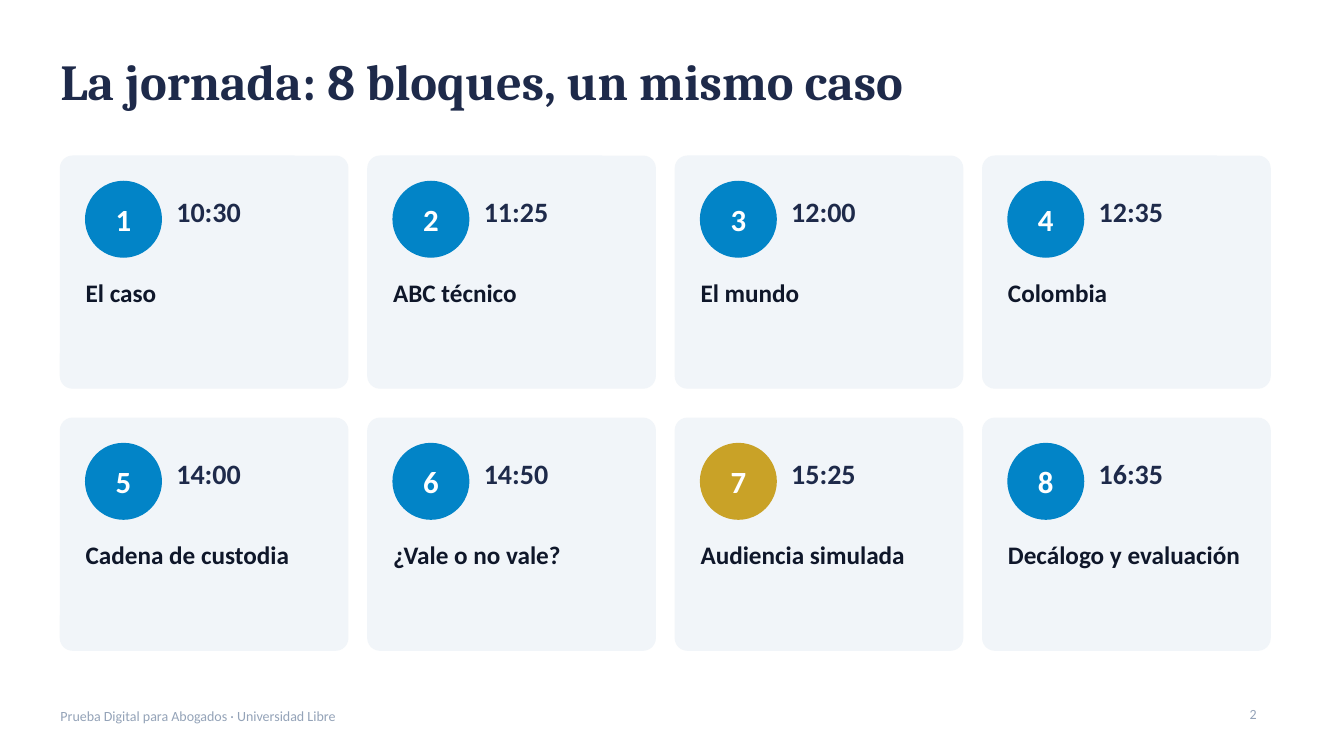
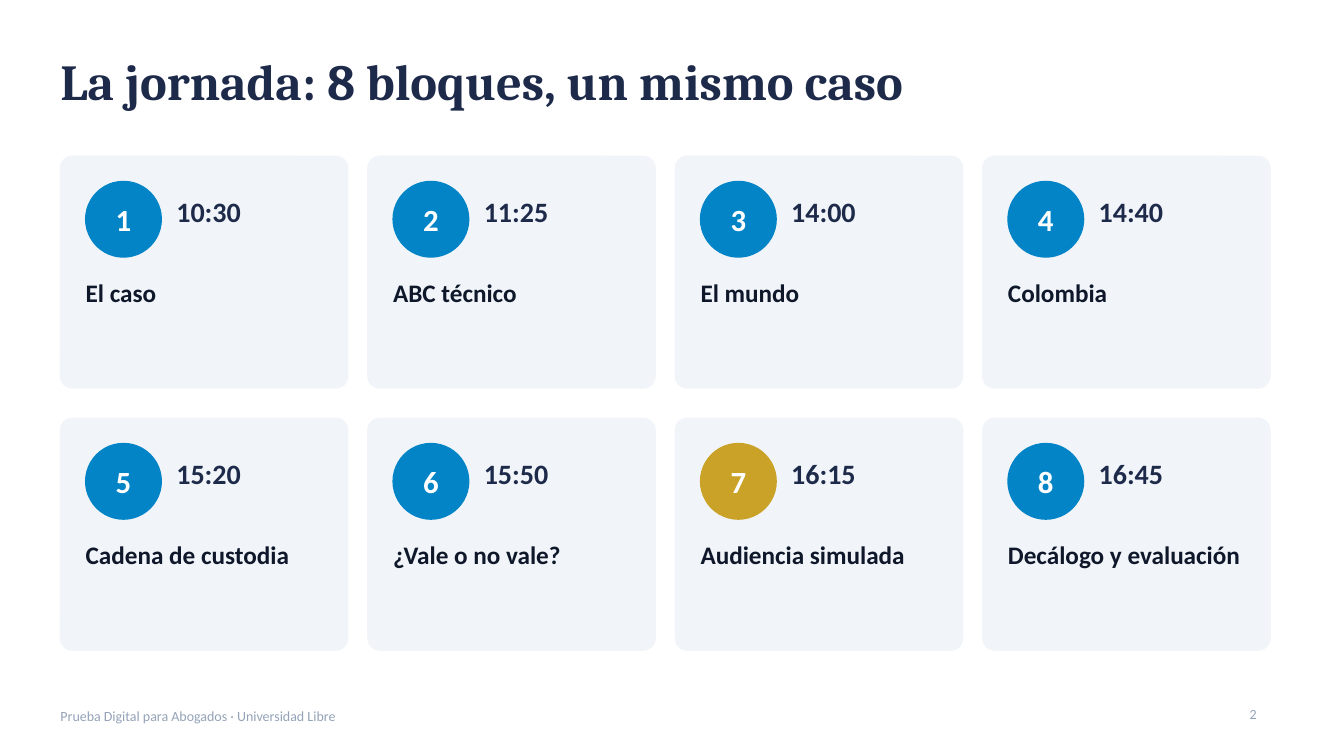
Before and after one commit to CertAcademico/cert-academico-by-redciber-org, a slide deck: slide 2 of materiales/prueba-digital/presentacion-prueba-digital-unilibre.pptx. Drawn at 1344x756 pixels with LibreOffice and Linux fonts; fonts in the diff are those of the drawing. Boxes give left, top, right and bottom in pixels: in the first picture for what was removed or moved away, otherwise in the second. Text is boxed around its words. In the diff, an @@ line names an element or a change of style, - is before the commit and + after.

```diff
--- a/materiales/prueba-digital/presentacion-prueba-digital-unilibre.pptx
+++ b/materiales/prueba-digital/presentacion-prueba-digital-unilibre.pptx
@@ text at box(791, 203, 855, 222): text changed @@
-12:00
+14:00
@@ text at box(1099, 203, 1163, 222): text changed @@
-12:35
+14:40
@@ text at box(176, 465, 240, 484): text changed @@
-14:00
+15:20
@@ text at box(484, 465, 548, 484): text changed @@
-14:50
+15:50
@@ text at box(791, 465, 855, 484): text changed @@
-15:25
+16:15
@@ text at box(1099, 465, 1163, 484): text changed @@
-16:35
+16:45
```
Also in this commit, not shown: 6 other slides changed, 1 other file.
